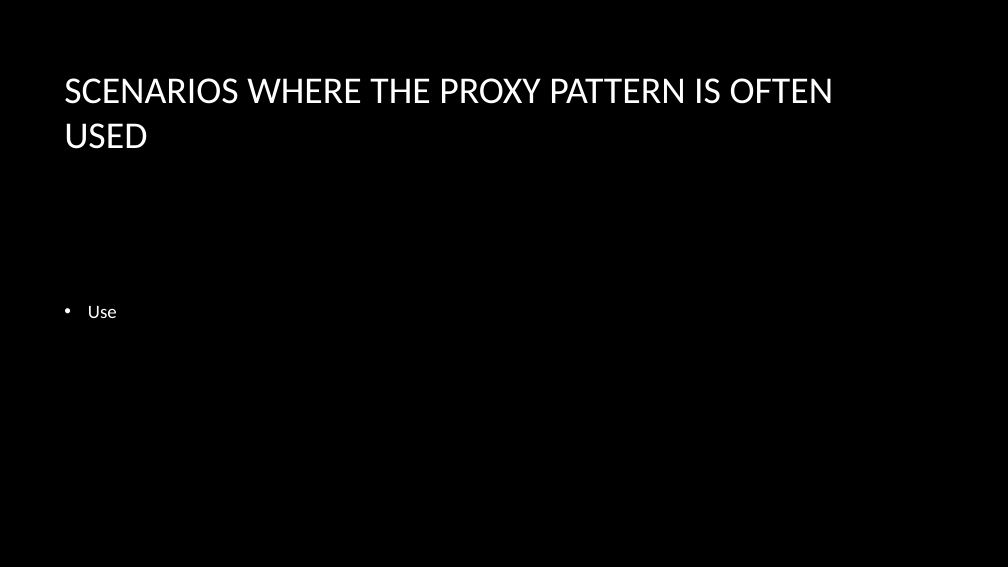
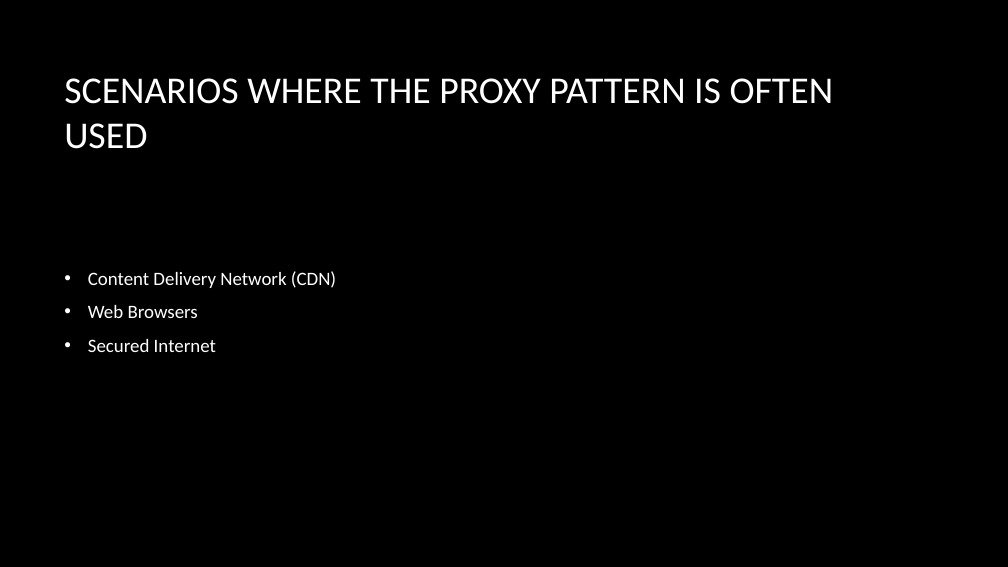
Before and after one commit to dundane/CSC360Demos, a slide deck: slide 208 of CSC360Demo/Design Patterns Slide Show.pptx. Drawn at 1008x567 pixels with LibreOffice and Linux fonts; fonts in the diff are those of the drawing; background and template pictures are left out. Boxes give left, top, right and bottom in pixels: in the first picture for what was removed or moved away, otherwise in the second. Text is boxed around its words. In the diff, an @@ line names an element or a change of style, - is before the commit and + after.

```diff
--- a/CSC360Demo/Design Patterns Slide Show.pptx
+++ b/CSC360Demo/Design Patterns Slide Show.pptx
@@ text at bbox=[88, 271, 336, 352]: text changed @@
-• Use
+• Content Delivery Network (CDN)
+• Web Browsers
+• Secured Internet
```
Also in this commit, not shown: 15 other slides changed.
